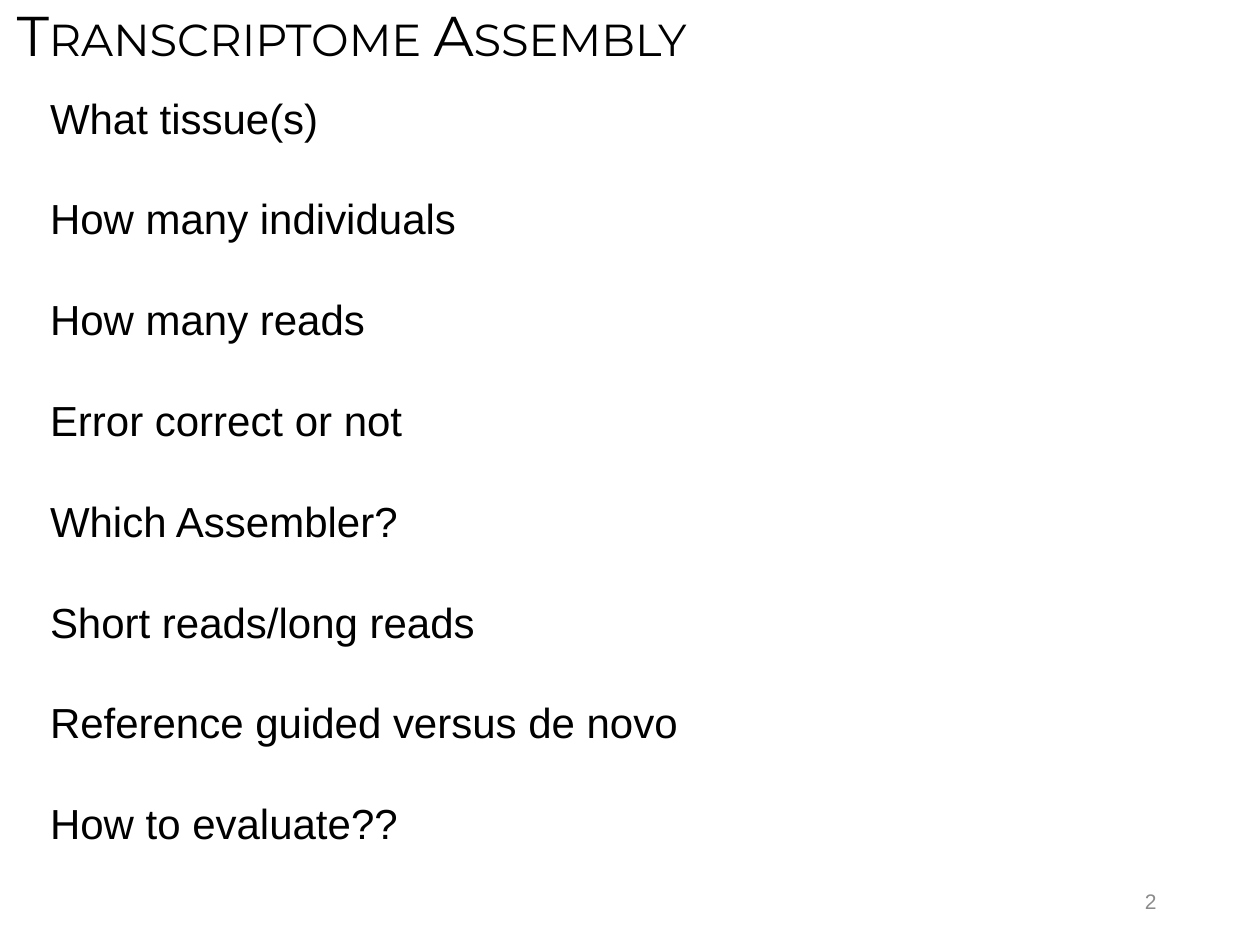
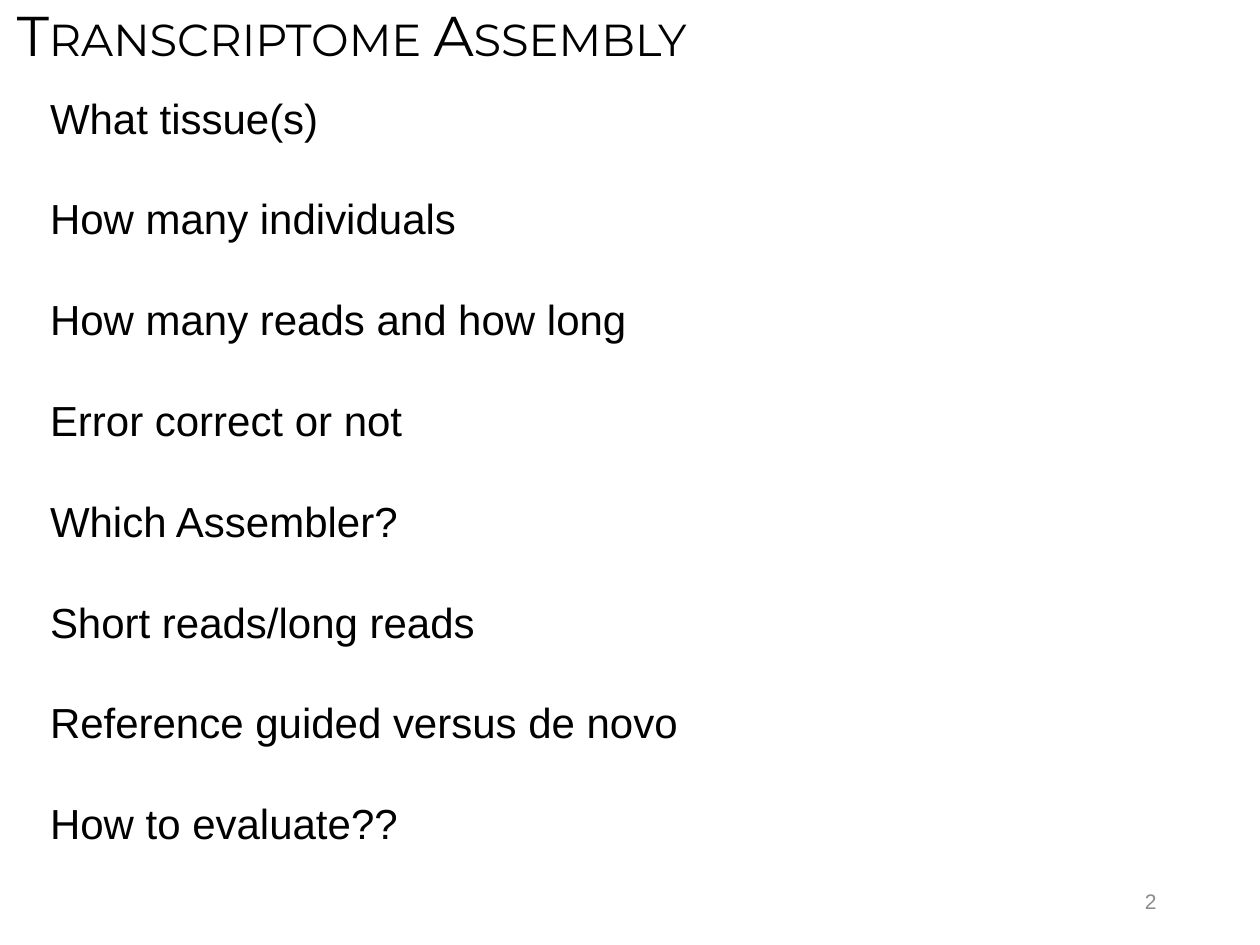
Before and after one commit to ngs-docs/angus, a slide deck: slide 2 of _static/MacManes_transcriptome.pptx. Drawn at 1260x945 pixels with LibreOffice and Linux fonts; fonts in the diff are those of the drawing. Boxes give left, top, right and bottom in pixels: in the first picture for what was removed or moved away, otherwise in the second. Text is boxed around its words. In the diff, an @@ line names an element or a change of style, - is before the commit and + after.

```diff
--- a/_static/MacManes_transcriptome.pptx
+++ b/_static/MacManes_transcriptome.pptx
@@ text at bbox=[50, 304, 626, 344]: text changed @@
-How many reads
+How many reads and how long
```
Also in this commit, not shown: 4 other files.
